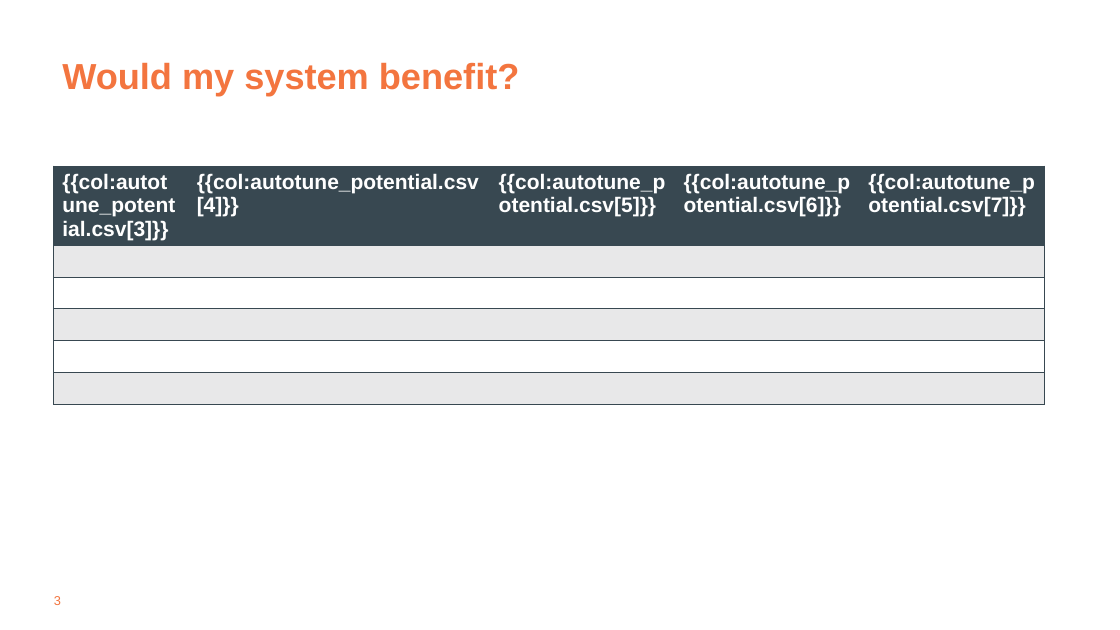
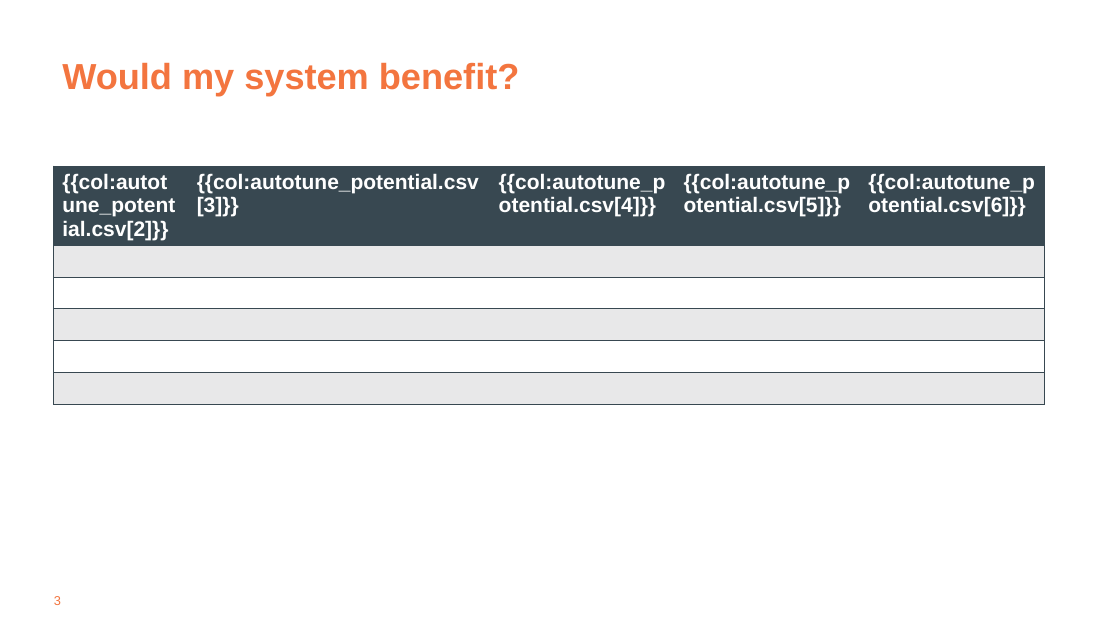
Before and after one commit to tdcoa/sql, a slide deck: slide 3 of filesets/autotune/autotune_check.pptx. Drawn at 1120x630 pixels with LibreOffice and Linux fonts; fonts in the diff are those of the drawing; background and template pictures are left out. Boxes give left, top, right and bottom in pixels: in the first picture for what was removed or moved away, otherwise in the second. Text is boxed around its words. In the diff, an @@ line names an element or a change of style, - is before the commit and + after.

```diff
--- a/filesets/autotune/autotune_check.pptx
+++ b/filesets/autotune/autotune_check.pptx
@@ table at box(54, 166, 1045, 418) @@
-row 1: {{col:autotune_potential.csv[3]}} | {{col:autotune_potential.csv[4]}} | {{col:autotune_potential.csv[5]}} | {{col:autotune_potential.csv[6]}} | {{col:autotune_potential.csv[7]}}
+row 1: {{col:autotune_potential.csv[2]}} | {{col:autotune_potential.csv[3]}} | {{col:autotune_potential.csv[4]}} | {{col:autotune_potential.csv[5]}} | {{col:autotune_potential.csv[6]}}
```
